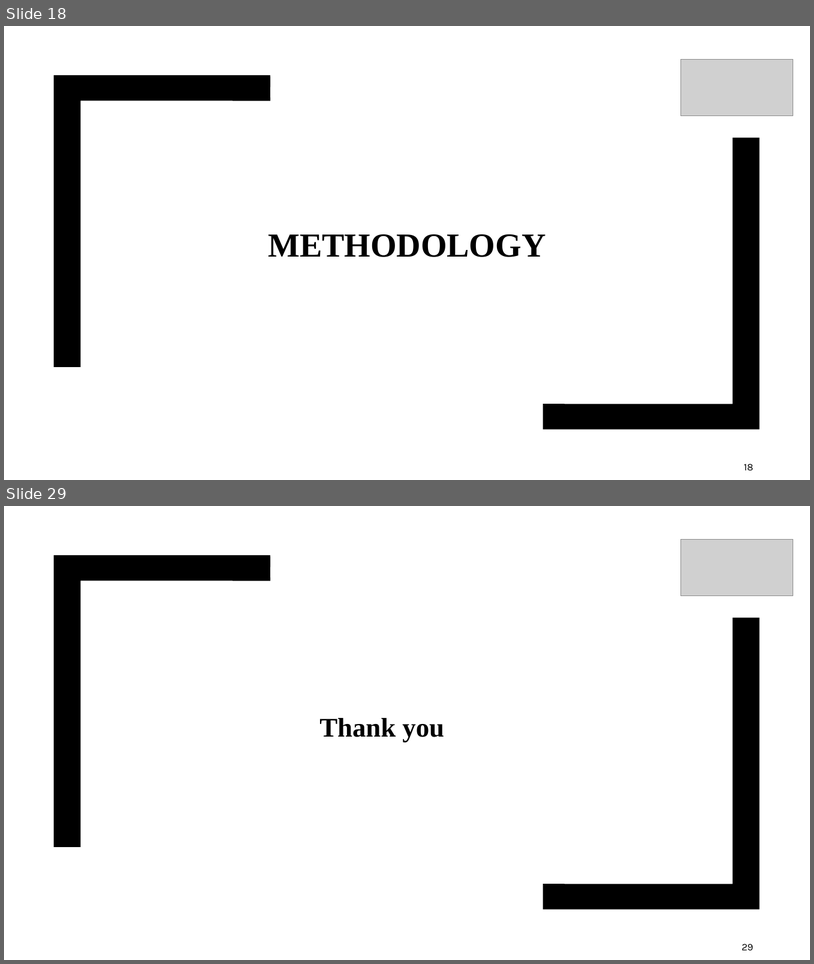
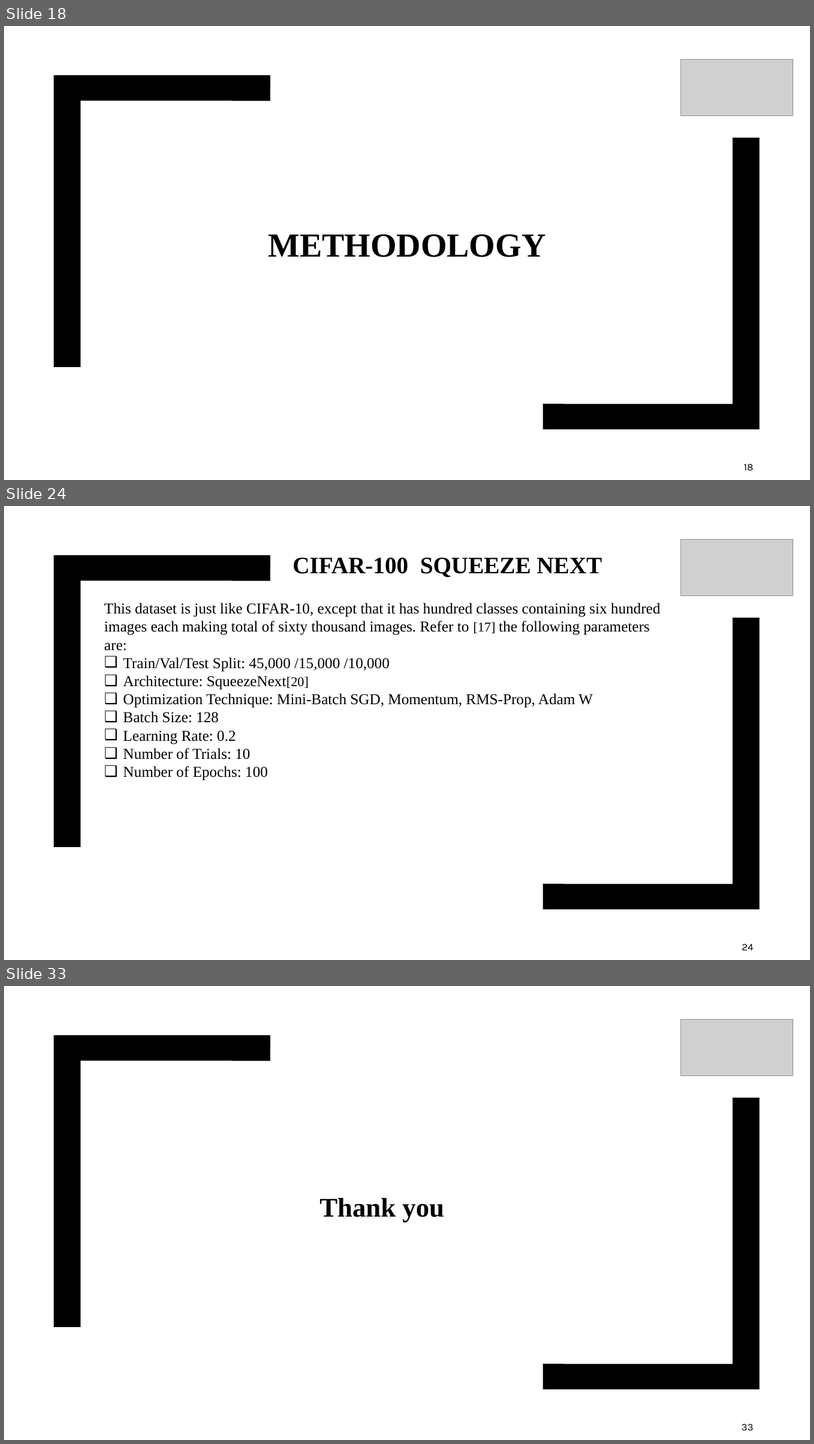
Before and after one commit to Umairnu/Research-Thesis-MS, a slide deck: Proposal and ppt/Tanhexp [Autosaved].pptx. Shown one above the other, each under a label of ours: slides 18 and 29 before the commit, slides 18, 24 and 33 after it; the slides between them are not shown. The pictures are 814x964 and 814x1444 pixels, drawn with LibreOffice and Linux fonts; fonts in the diff are those of the drawing; grey boxes stand for pictures. Boxes give left, top, right and bottom in pixels: in the first picture for what was removed or moved away, otherwise in the second. Text is boxed around its words. In the diff, an @@ line names an element or a change of style, - is before the commit and + after.

```diff
--- a/Proposal and ppt/Tanhexp [Autosaved].pptx
+++ b/Proposal and ppt/Tanhexp [Autosaved].pptx
@@ slide 24 added at [4,506,810,960], background #FFFFFF; not listed: 2 template elements that a slide beside it also shows @@
@@ picture added at [681,539,793,595] @@
@@ title added at [293,558,602,577], 28 pt, text #000000, bold @@
+CIFAR-100 SQUEEZE NEXT
@@ text added at [104,603,660,780], 18 pt, text #000000 @@
+This dataset is just like CIFAR-10, except that it has hundred classes containing six hundred images each making total of sixty thousand images. Refer to [17] the following parameters are:
+❑ Train/Val/Test Split: 45,000 /15,000 /10,000
+❑ Architecture: SqueezeNext[20]
+❑ Optimization Technique: Mini-Batch SGD, Momentum, RMS-Prop, Adam W
+❑ Batch Size: 128
+❑ Learning Rate: 0.2
+❑ Number of Trials: 10
+❑ Number of Epochs: 100
@@ page number added at [742,943,753,950], 12 pt, text #000000 @@
+24
@@ what was slide 29 is now slide 33 @@
@@ page number at [742,1423,754,1431]: text changed @@
-29
+33
```
Also in this commit, not shown: 15 slides changed, 11 other slides added, 8 slides removed, 3 other files.
